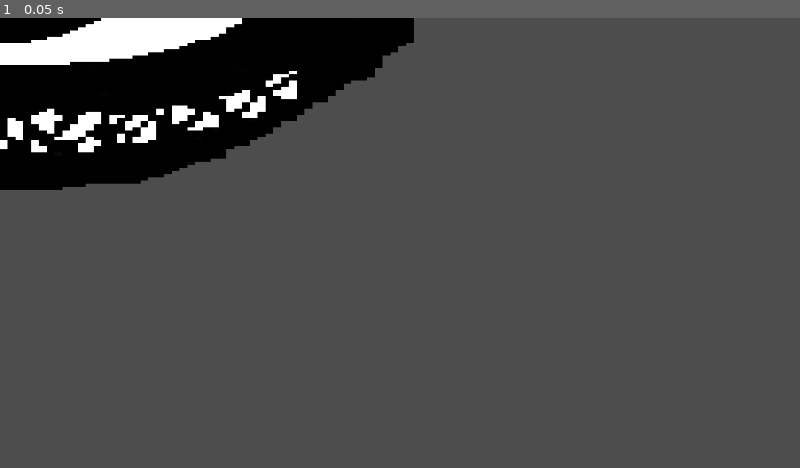
Above: before the commit, frame 1.
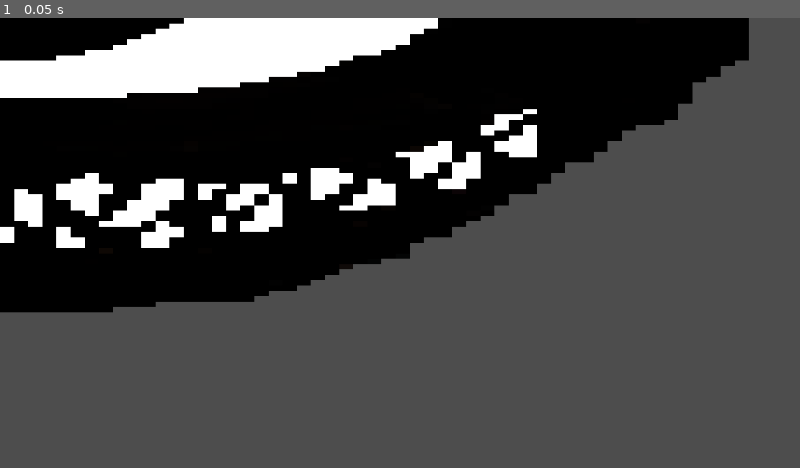
Above: after the commit, the same moment.

Repository: AwesomeYT2005/five-nights-with-monsters
Game: Godot game, scene res://scenes/enemies/phantom.tscn
Two runs of this game, one before a commit and one after it. Both use one fixed random seed, a clock stepped at 60 frames per second and the inputs below. This scene is started directly instead of the project's main scene.
Inputs:
- Up to frame 1 (0.05 s): no input

The runs differ from the first frame. In frame 1, 38% of the frame differs, in the area x 0-94%, y 0-66%.

Commit message:
Fixed Phantom
Phantom now kills you, with varying speeds depending on how long you've been sitting there, no death animation yet.

Diff:
--- a/scenes/enemies/phantom.tscn
+++ b/scenes/enemies/phantom.tscn
@@ -18,7 +18,8 @@
 }]
 
 [node name="Phantom" type="AnimatedSprite2D"]
+z_index = 5
 texture_filter = 1
-scale = Vector2(12.5, 5)
+scale = Vector2(22.609373, 8.559572)
 sprite_frames = SubResource("SpriteFrames_tymo3")
 autoplay = "default"
--- a/scenes/main.tscn
+++ b/scenes/main.tscn
@@ -12,7 +12,7 @@
 max_polyphony = 5
 
 [node name="BlackScreen" parent="." instance=ExtResource("2_0wfyh")]
-z_index = 2
+z_index = 1
 
 [node name="JumpscareTimer" type="Timer" parent="."]
 one_shot = true
--- a/scripts/levels/camera_map.gd
+++ b/scripts/levels/camera_map.gd
@@ -6,7 +6,7 @@
 @onready var terrain: AnimatedSprite2D = $Terrain
 @onready var mouse_area: Area2D = $MouseArea
 var game_ready = false
-var last_viewport: String
+var last_viewport
 
 #region Doorman Dependencies
 @onready var doorman: Sprite2D = $Terrain/Enemies/Doorman/Doorman
@@ -48,8 +48,10 @@
 #region Phantom Dependencies
 var phantom_scene: PackedScene = preload("res://scenes/enemies/phantom.tscn")
 var phantom_instance
+var phantom_ready: bool = false
 @onready var phantom: Node2D = $Terrain/Enemies/Phantom
 @onready var phantom_s_timer: Timer = $Terrain/EnemyTimers/Phantom/SpawnTimer
+const PHANTOM_OFFSET: Vector2 = Vector2(-37,-47)
 #endregion
 
 #region Custom signals
@@ -74,9 +76,9 @@
 
 	#Game is ready
 	game_ready = true
-	last_viewport = get_viewport().get_camera_2d().name
-
-func _process(_delta: float) -> void:
+	last_viewport = get_viewport().get_camera_2d()
+
+func _process(delta: float) -> void:
 
 	#Doorman visible on monitor check
 	if terrain.animation == "corridor" and doorman_spawned:
@@ -98,12 +100,23 @@
 		player_dead.emit("The Corruption")
 
 	#Phantom behaviour
-	if phantom_instance and !check_viewport_camera_changed():
-		phantom_instance.modulate.a += 0.00001
-		if phantom_instance.modulate.a == 1:
+	var cam_check: bool = check_viewport_camera_changed()
+	if phantom_ready and !cam_check:
+		if phantom_instance.modulate.a <= 0.3:
+			phantom_instance.modulate.a += 0.05 * delta
+		elif phantom_instance.modulate.a <= 0.6:
+			phantom_instance.modulate.a += 0.075 * delta
+		elif phantom_instance.modulate.a <= 1:
+			phantom_instance.modulate.a += 0.09 * delta
+
+		print(phantom_instance.modulate.a)
+		if phantom_instance.modulate.a >= 0.999:
+			phantom_instance.queue_free()
+			phantom_ready = false
 			player_dead.emit("The Phantom")
-	elif phantom_instance and check_viewport_camera_changed():
+	elif phantom_ready and cam_check:
 		phantom_instance.modulate.a = 0.0
+		phantom_instance.global_position = last_viewport.global_position + PHANTOM_OFFSET
 
 func _physics_process(delta: float) -> void:
 
@@ -126,7 +139,7 @@
 
 #region Functions
 func check_viewport_camera_changed():
-	var actual_viewport: String = get_viewport().get_camera_2d().name
+	var actual_viewport = get_viewport().get_camera_2d()
 	if actual_viewport != last_viewport:
 		last_viewport = actual_viewport
 		return true
@@ -269,5 +282,7 @@
 #region Phantom Signals
 func _on_phantom_spawn_timer_timeout() -> void:
 	phantom_instance = phantom_scene.instantiate()
+	phantom_instance.modulate.a = 0.0
 	phantom.add_child(phantom_instance)
-	phantom_instance.modulate.a = 0.0
+	phantom_instance.global_position = last_viewport.global_position + PHANTOM_OFFSET
+	phantom_ready = true
--- a/scripts/main.gd
+++ b/scripts/main.gd
@@ -137,6 +137,10 @@
 		jumpscare.scale = Vector2(6,6)
 		jumpscare.position = Vector2(-252,373)
 		jumpscared = true
+	elif enemy == "The Phantom":
+		load_main_menu()
+		fade.visible = false
+		fade.get_node("Labels").visible = false
 	else:
 		pass
 
@@ -165,7 +169,7 @@
 	if enemy == "The Corruption":
 		death_sound.stream = TOYS_DYING
 	if enemy == "The Phantom":
-		pass
+		fade.get_node("Labels").visible = true
 	var killtag = fade.get_node_or_null("Labels/TextureRect2/KillTag")
 	killtag.text = enemy
 	death_sound.play(0.0)
Not shown: 1 places in scenes/main.tscn that only renumber resources
